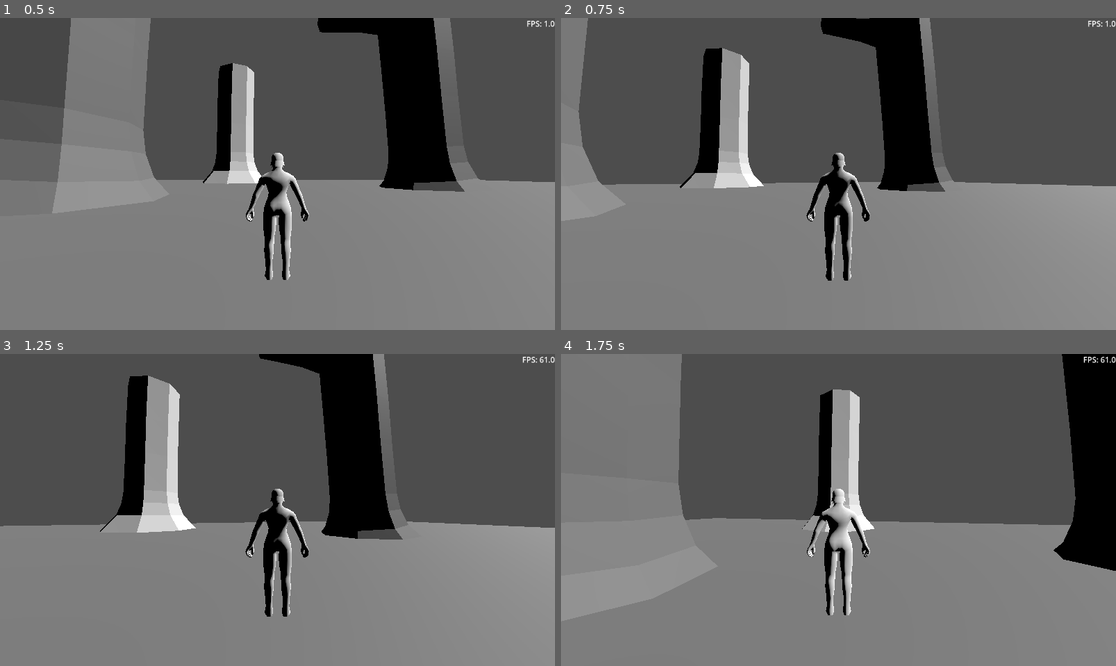
Above: before the commit, frames 1-4 (two rows, left to right).
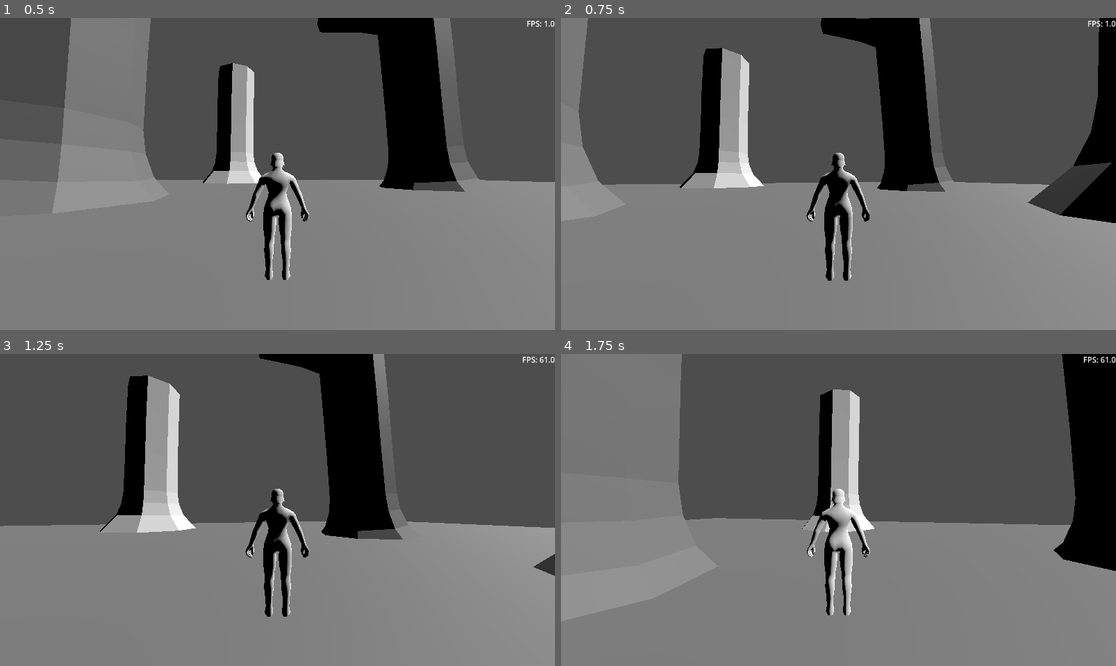
Above: after the commit, the same moments.

Repository: jdspohn/rpg
Game: Godot game, scene res://Scenes/main.tscn
Same seed, same stepped clock (60 frames per second), same inputs: the game is played once before the commit and once after it.
Inputs (mouse positions are in pixels of both pictures, inside the frame that each line leads up to):
- Up to frame 1 (0.5 s): no input
- Up to frame 2 (0.75 s): tap Enter at 0.5 s; move the mouse to (866, 174) at 0.52 s; hold W (move_forward) from 0.53 s (still down); hold Shift (sprint) from 0.53 s (still down)
- Up to frame 3 (1.25 s): keep holding W (move_forward); keep holding Shift (sprint); tap Space (jump) at 0.77 s
- Up to frame 4 (1.75 s): keep holding W (move_forward); move the mouse to (810, 510) at 1.27 s; release Shift (sprint) at 1.28 s; tap Shift (sprint) at 1.35 s; tap Space (jump) at 1.52 s

Frame 1 is identical in both runs. In frame 2, 3.6% of the frame differs, in the area x 84-100%, y 0-66%; in frame 3, 0.1%; in frame 4, nothing differs.

Commit message:
changed world scene 3

Diff:
--- a/Scenes/World/world.tscn
+++ b/Scenes/World/world.tscn
@@ -36,9 +36,13 @@
 mesh = ExtResource("2_yp2ti")
 
 [node name="Tree3" type="MeshInstance3D" parent="." unique_id=357307852]
-transform = Transform3D(1, 0, 0, 0, 1, 0, 0, 0, 1, 9.30814, 0.00049972534, 5.112652)
+transform = Transform3D(-0.4566011, 0, -0.88967156, 0, 1, 0, 0.88967156, 0, -0.4566011, 15.06768, 0.00049972534, -0.27225876)
 mesh = ExtResource("2_yp2ti")
 
 [node name="Tree4" type="MeshInstance3D" parent="." unique_id=1961740371]
 transform = Transform3D(0.56650686, 0, -0.82405716, 0, 1, 0, 0.82405716, 0, 0.56650686, -8.362866, 0.00049972534, 10.448048)
 mesh = ExtResource("2_yp2ti")
+
+[node name="Tree5" type="MeshInstance3D" parent="." unique_id=1282885699]
+transform = Transform3D(0.89046127, -0.42536876, 0.16167985, 0.41852587, 0.9050203, 0.075991176, -0.1786478, 0, 0.9839133, 6.859827, 0.00049972534, 14.514521)
+mesh = ExtResource("2_yp2ti")
